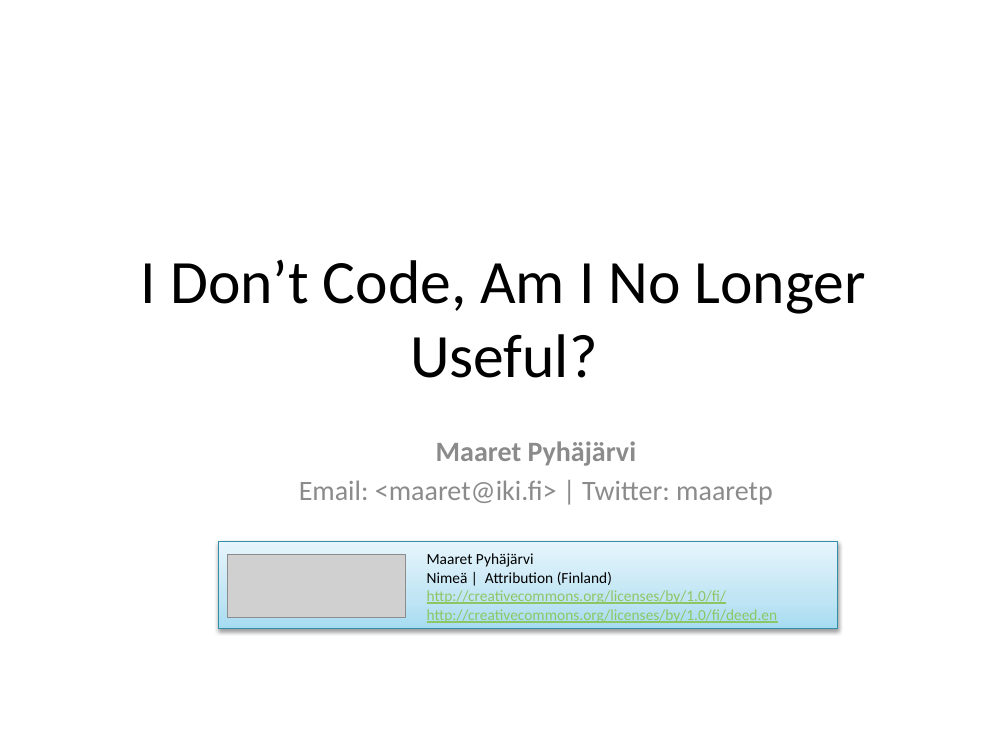
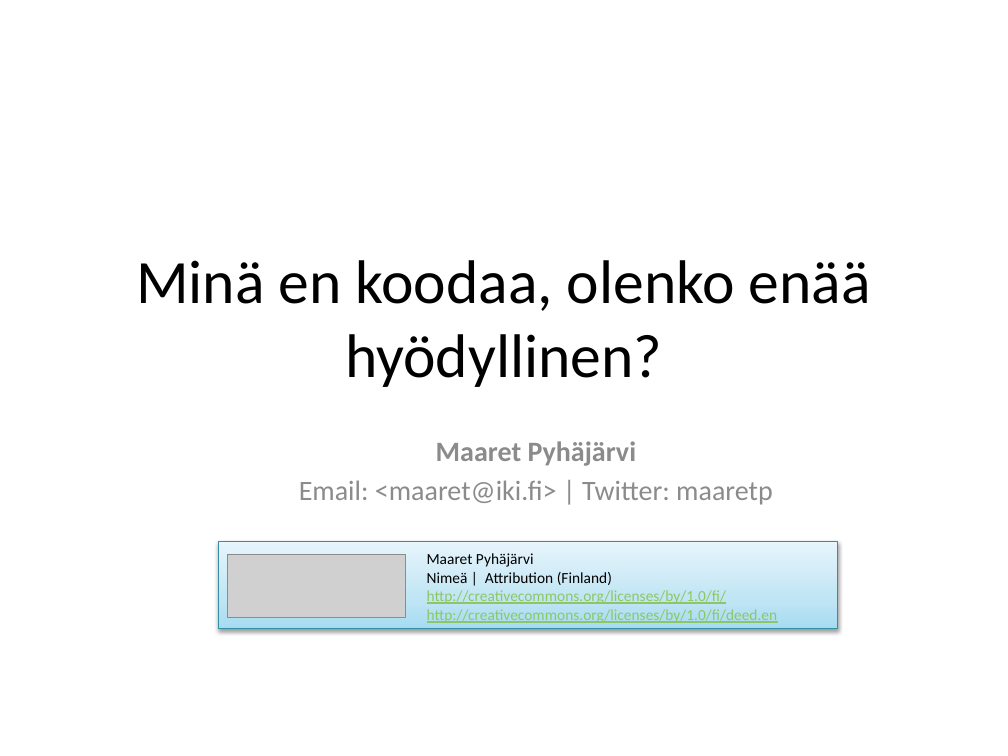
Before and after one commit to maaretp/IDoNotCodeTalk, a slide deck: slide 1 of IDon'tCode.pptx. Drawn at 1008x756 pixels with LibreOffice and Linux fonts; fonts in the diff are those of the drawing; grey boxes stand for pictures. Boxes give left, top, right and bottom in pixels: in the first picture for what was removed or moved away, otherwise in the second. Text is boxed around its words. In the diff, an @@ line names an element or a change of style, - is before the commit and + after.

```diff
--- a/IDon'tCode.pptx
+++ b/IDon'tCode.pptx
@@ title at [136,260,871,387]: text changed @@
-I Don’t Code, Am I No Longer Useful?
+Minä en koodaa, olenko enää hyödyllinen?
```
Also in this commit, not shown: 3 other slides changed, 6 slides added, 6 slides removed.
